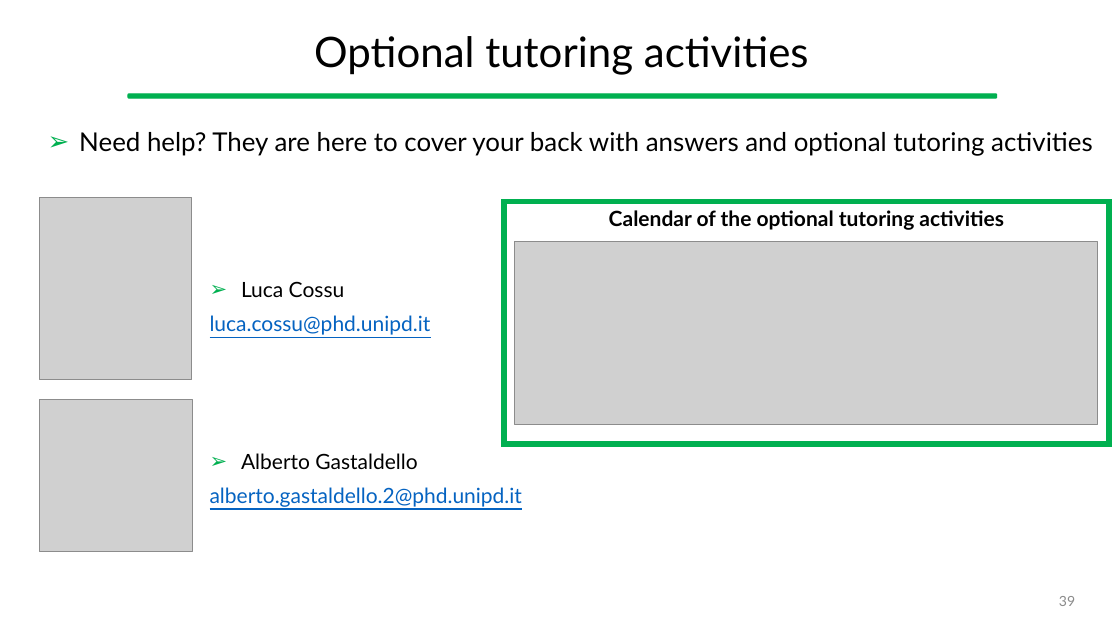
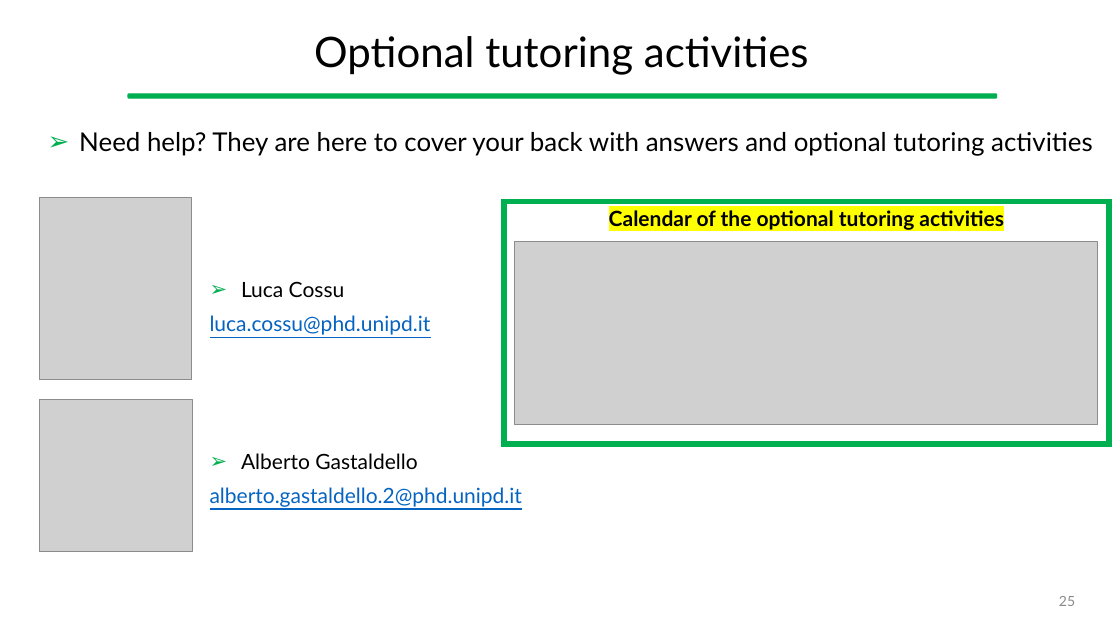
Before and after one commit to gcappon/bwthw, a slide deck: slide 25 of theory_01-course_introduction/theory_1-course_introduction.pptx (slide 39 before the commit). Drawn at 1120x630 pixels with LibreOffice and Linux fonts; fonts in the diff are those of the drawing; grey boxes stand for pictures. Boxes give left, top, right and bottom in pixels: in the first picture for what was removed or moved away, otherwise in the second. Text is boxed around its words. In the diff, an @@ line names an element or a change of style, - is before the commit and + after.

```diff
--- a/theory_01-course_introduction/theory_1-course_introduction.pptx
+++ b/theory_01-course_introduction/theory_1-course_introduction.pptx
@@ rectangle "Calendar of the optional tutoring ..." at [504, 202, 1109, 444]: highlight none to #FFFF00 @@
@@ page number at [1059, 596, 1075, 606]: text changed @@
-39
+25
```
Also in this commit, not shown: 4 other slides changed, 14 slides removed, 13 other files.
